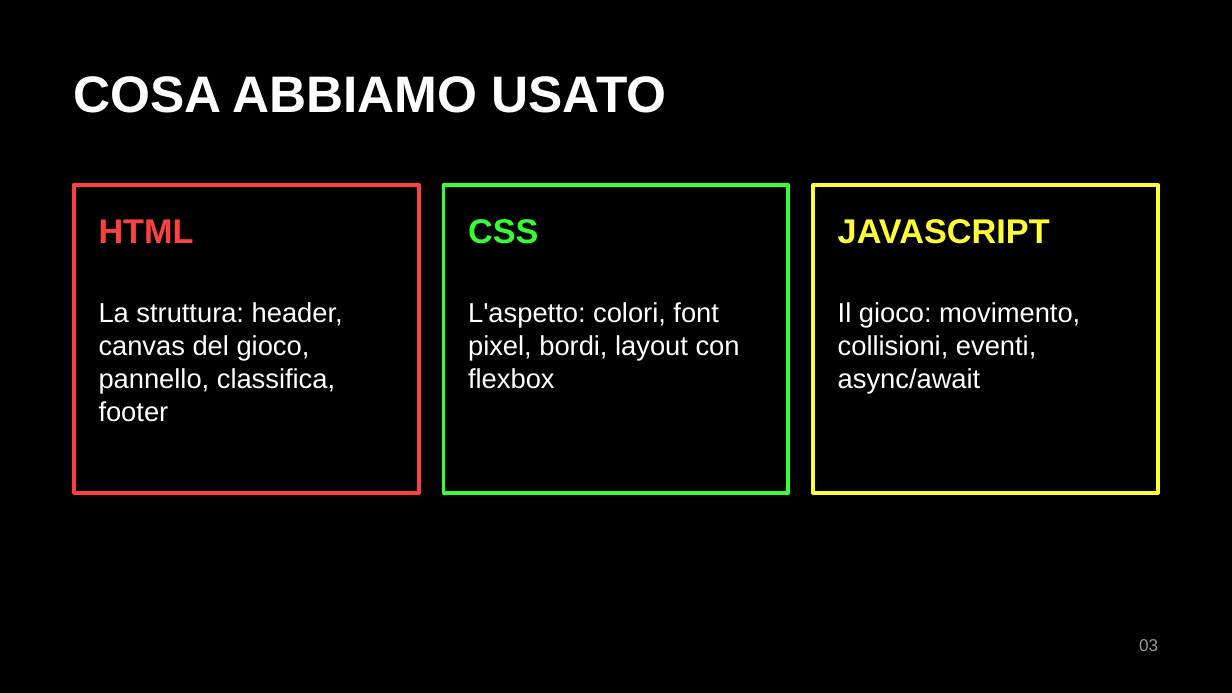
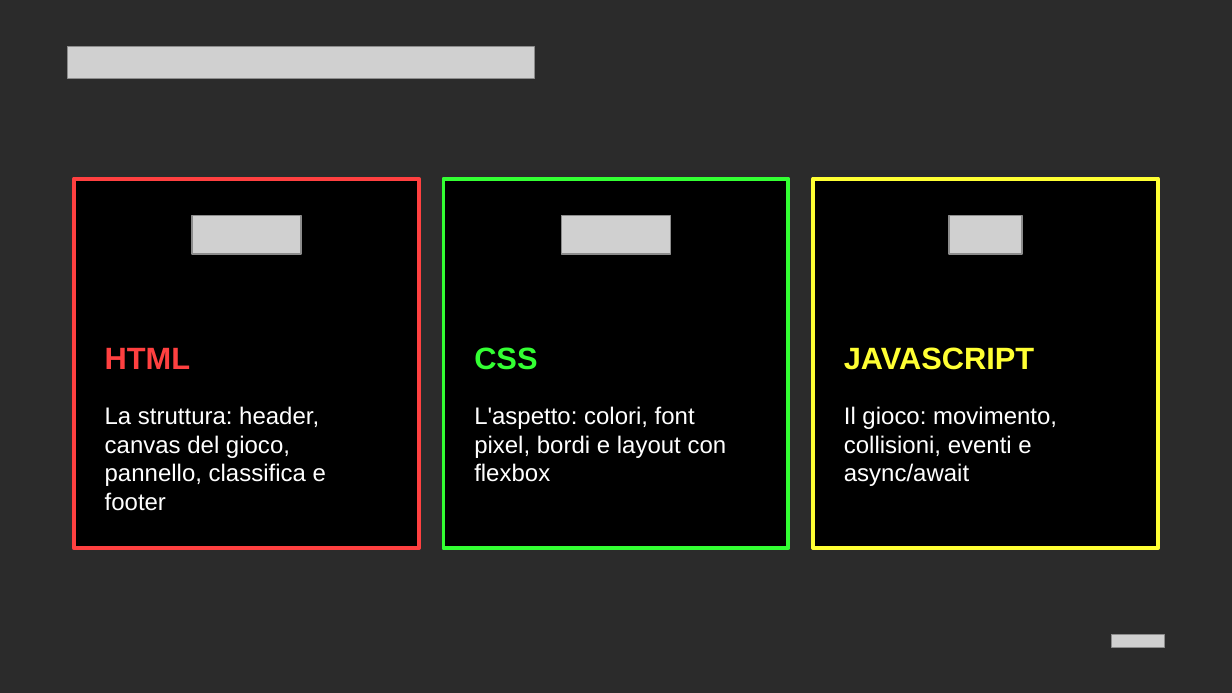
Before and after one commit to EliseyRotar/progetto-tps-arcade-games, a slide deck: slide 3 of consegna/Space Invaders - Presentazione.pptx. Drawn at 1232x693 pixels with LibreOffice and Linux fonts; fonts in the diff are those of the drawing; grey boxes stand for pictures; background and template pictures are left out; a plain dark background stands for a picture behind light text. Boxes give left, top, right and bottom in pixels: in the first picture for what was removed or moved away, otherwise in the second. Text is boxed around its words. In the diff, an @@ line names an element or a change of style, - is before the commit and + after.

```diff
--- a/consegna/Space Invaders - Presentazione.pptx
+++ b/consegna/Space Invaders - Presentazione.pptx
@@ background #000000 to picture (left out) @@
@@ picture added at [68, 47, 535, 79] @@
@@ text removed at [74, 76, 667, 113] @@
-COSA ABBIAMO USATO
@@ rectangle: place and size @@
-rectangle at [74, 185, 419, 493]
+rectangle at [74, 179, 419, 548]
@@ rectangle: place and size @@
-rectangle at [444, 185, 788, 493]
+rectangle at [444, 179, 788, 548]
@@ fill none to #000000 in 3 elements at [74, 179, 419, 548], [444, 179, 788, 548], [813, 179, 1158, 548] @@
@@ rectangle: place and size @@
-rectangle at [813, 185, 1158, 493]
+rectangle at [813, 179, 1158, 548]
@@ picture added at [192, 216, 302, 254] @@
@@ picture added at [562, 216, 671, 254] @@
@@ picture added at [949, 216, 1021, 254] @@
@@ text "HTML": place and size @@
-text "HTML" at [99, 219, 194, 243]
+text "HTML" at [105, 347, 190, 369]
@@ text "CSS": place and size @@
-text "CSS" at [468, 219, 538, 244]
+text "CSS" at [474, 347, 537, 370]
@@ size 20 to 18 pt in 3 elements at [474, 347, 537, 370], [105, 347, 190, 369], [844, 347, 1034, 370] @@
@@ text "JAVASCRIPT": place and size @@
-text "JAVASCRIPT" at [838, 219, 1050, 244]
+text "JAVASCRIPT" at [844, 347, 1034, 370]
@@ text at [105, 406, 326, 511]: text changed; size 16 to 14 pt @@
-La struttura: header, canvas del gioco, pannello, classifica, footer
+La struttura: header, canvas del gioco, pannello, classifica e footer
@@ text at [474, 406, 727, 482]: text changed; size 16 to 14 pt @@
-L'aspetto: colori, font pixel, bordi, layout con flexbox
+L'aspetto: colori, font pixel, bordi e layout con flexbox
@@ text at [844, 406, 1057, 486]: text changed; size 16 to 14 pt @@
-Il gioco: movimento, collisioni, eventi, async/await
+Il gioco: movimento, collisioni, eventi e async/await
@@ picture added at [1111, 634, 1164, 647] @@
@@ text removed at [1139, 639, 1158, 651] @@
-03
```
Also in this commit, not shown: 9 other slides changed, 1 slide added, 1 slide removed, 8 other files.
